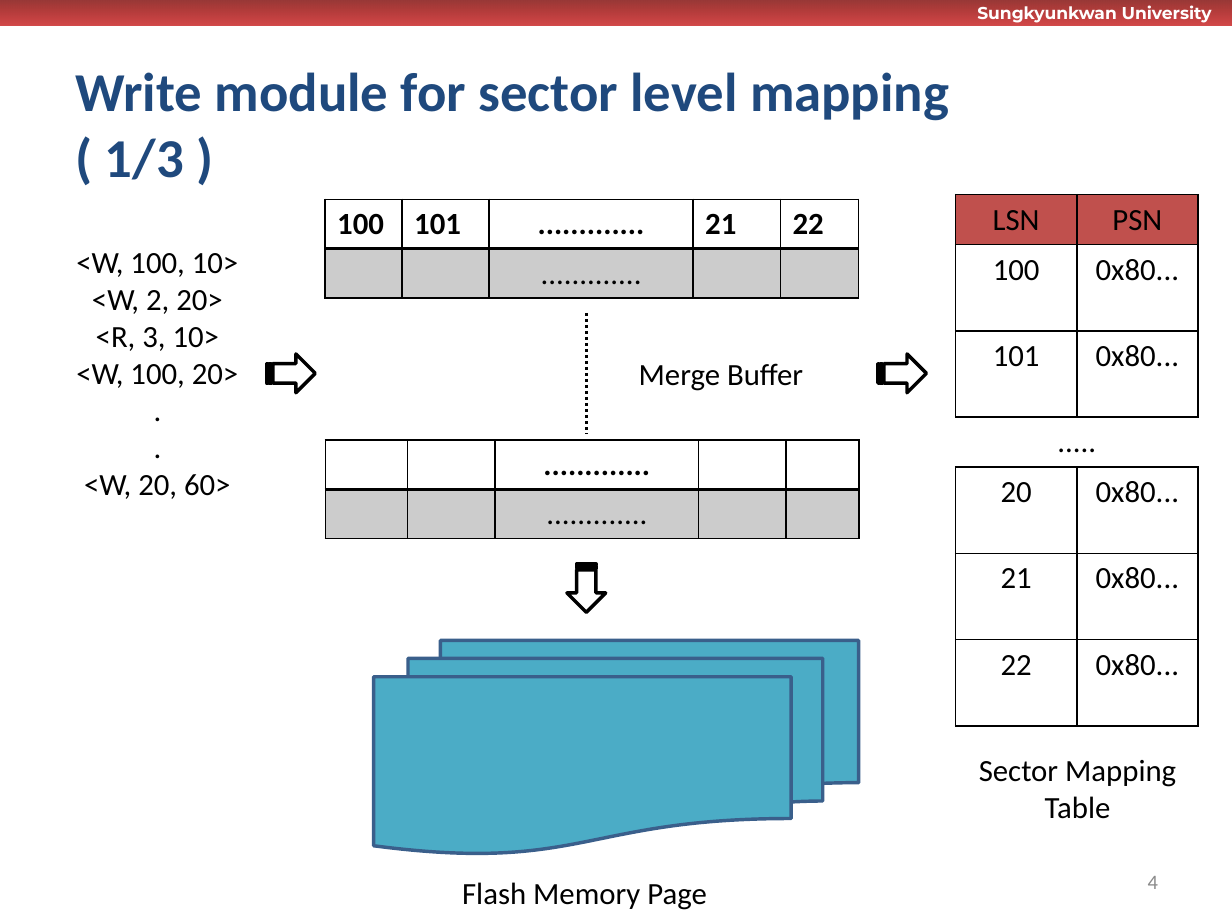
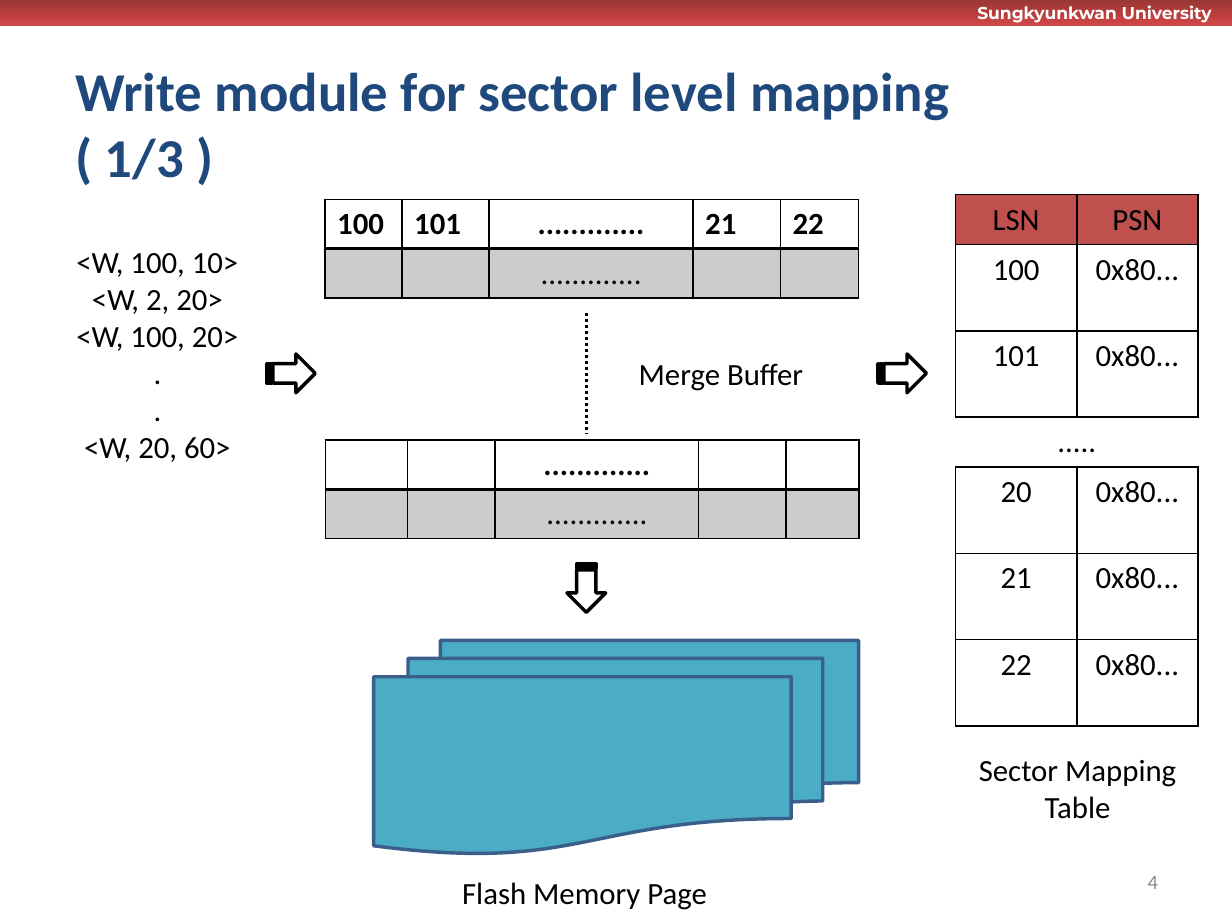
Before and after one commit to wurikiji/tutorial2-dev, a slide deck: slide 4 of docs/발표자료.pptx. Drawn at 1232x924 pixels with LibreOffice and Linux fonts; fonts in the diff are those of the drawing; background and template pictures are left out. Boxes give left, top, right and bottom in pixels: in the first picture for what was removed or moved away, otherwise in the second. Text is boxed around its words. In the diff, an @@ line names an element or a change of style, - is before the commit and + after.

```diff
--- a/docs/발표자료.pptx
+++ b/docs/발표자료.pptx
@@ text at box(96, 327, 220, 351): paragraph removed @@
-<R, 3, 10>
```
Also in this commit, not shown: 1 other slide changed, 1 other file.
